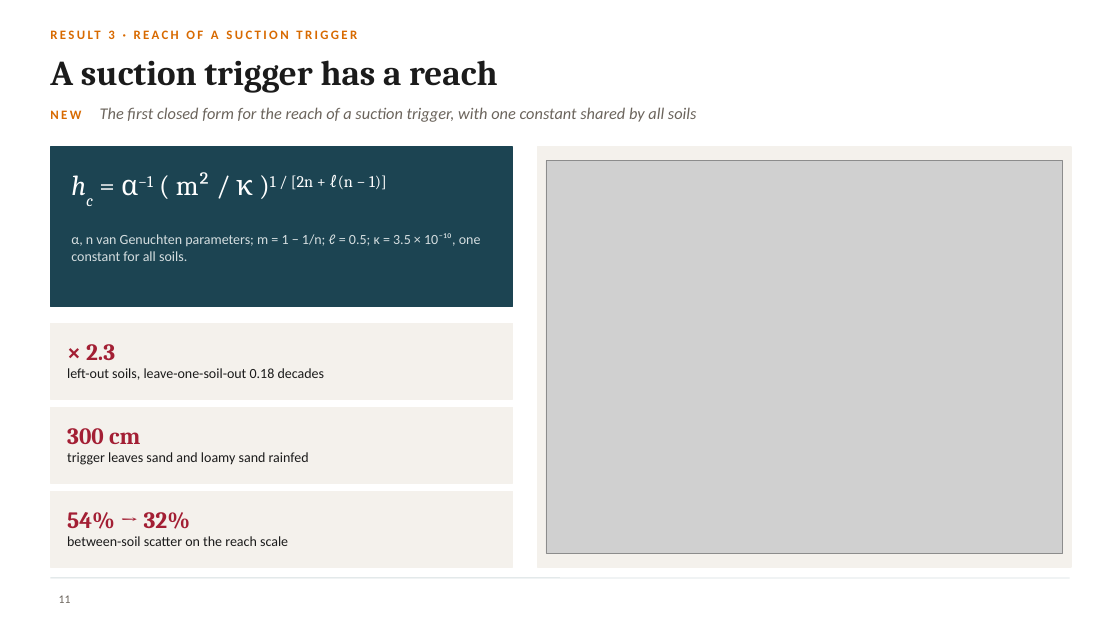
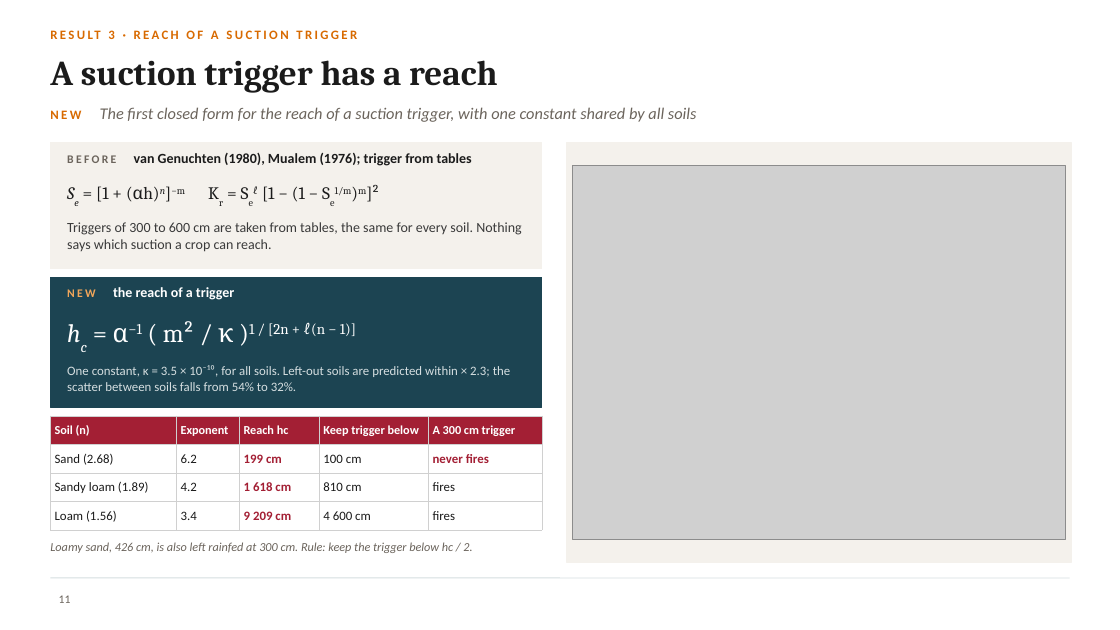
Before and after one commit to halilunaziru73-creator/Coupled-Water-Fluxes-Pore-Scale-Dynamics-Precision-Irrigation-Mulching-Feedback-Loops, a slide deck: slide 11 of Manuscripts/pdf/Supplementary/SWAFL_Presentation.pptx. Drawn at 1120x630 pixels with LibreOffice and Linux fonts; fonts in the diff are those of the drawing; grey boxes stand for pictures; background and template pictures are left out. Boxes give left, top, right and bottom in pixels: in the first picture for what was removed or moved away, otherwise in the second. Text is boxed around its words. In the diff, an @@ line names an element or a change of style, - is before the commit and + after.

Commit message:
Presentation: reach slide shows the established equations, the new closed form and three soils

```diff
--- a/Manuscripts/pdf/Supplementary/SWAFL_Presentation.pptx
+++ b/Manuscripts/pdf/Supplementary/SWAFL_Presentation.pptx
@@ rectangle resized from (x1=50, y1=147, x2=513, y2=307) to (x1=50, y1=143, x2=542, y2=269) @@
@@ rectangle at (x1=50, y1=143, x2=542, y2=269): fill #1C4452 to #F4F1EC; outline #1C4452 1 pt to #F4F1EC 1 pt @@
@@ rectangle resized from (x1=538, y1=147, x2=1071, y2=567) to (x1=567, y1=143, x2=1071, y2=563) @@
@@ text "Se = [1 + (αh)n]−m ..." at (x1=96, y1=185, x2=379, y2=206): vertical alignment top to middle @@
@@ text added at (x1=67, y1=153, x2=472, y2=166), 12 pt, text #1B1B1B, bold @@
+BEFORE van Genuchten (1980), Mualem (1976); trigger from tables
@@ picture resized from (x1=546, y1=160, x2=1063, y2=554) to (x1=573, y1=166, x2=1065, y2=540) @@
@@ text at (x1=96, y1=185, x2=379, y2=206): text changed; size 12 to 15 pt; font Calibri to Cambria; text colour #D5DEE0 to #1B1B1B @@
-α, n van Genuchten parameters; m = 1 − 1/n; ℓ = 0.5; κ = 3.5 × 10⁻¹⁰, one constant for all soils.
+Se = [1 + (αh)n]−m Kr = Seℓ [1 − (1 − Se1/m)m]²
@@ text added at (x1=67, y1=222, x2=522, y2=252), 12 pt, text #3A3A3A @@
+Triggers of 300 to 600 cm are taken from tables, the same for every soil. Nothing says which suction a crop can reach.
@@ rectangle resized from (x1=50, y1=323, x2=513, y2=399) to (x1=50, y1=277, x2=542, y2=408) @@
@@ rectangle at (x1=50, y1=277, x2=542, y2=408): fill #F4F1EC to #1C4452; outline #F4F1EC 1 pt to #1C4452 1 pt @@
@@ text at (x1=67, y1=287, x2=234, y2=300): text changed; text colour #1B1B1B to #FFFFFF; bold on @@
-left-out soils, leave-one-soil-out 0.18 decades
+NEW the reach of a trigger
@@ text "hc = α−1 ( m² ..." moved from (x1=121, y1=172, x2=387, y2=196) to (x1=113, y1=321, x2=356, y2=343) @@
@@ text "hc = α−1 ( m² ..." at (x1=113, y1=321, x2=356, y2=343): size 24 to 22 pt @@
@@ text removed at (x1=86, y1=344, x2=115, y2=360) @@
-× 2.3
@@ text at (x1=67, y1=365, x2=510, y2=391): text changed; size 20 to 11 pt; font Cambria to Calibri; text colour #A31F34 to #D5DEE0; bold off @@
-300 cm
+One constant, κ = 3.5 × 10⁻¹⁰, for all soils. Left-out soils are predicted within × 2.3; the scatter between soils falls from 54% to 32%.
@@ text "One constant, κ = 3.5 ..." at (x1=67, y1=365, x2=510, y2=391): vertical alignment middle to top @@
@@ rectangle removed at (x1=50, y1=408, x2=513, y2=483) @@
@@ table added at (x1=50, y1=416, x2=542, y2=526), 4 rows, 5 columns @@
+Soil (n) | Exponent | Reach hc | Keep trigger below | A 300 cm trigger
+Sand (2.68) | 6.2 | 199 cm | 100 cm | never fires
+Sandy loam (1.89) | 4.2 | 1 618 cm | 810 cm | fires
+Loam (1.56) | 3.4 | 9 209 cm | 4 600 cm | fires
@@ text removed at (x1=67, y1=452, x2=309, y2=465) @@
-trigger leaves sand and loamy sand rainfed
@@ rectangle removed at (x1=50, y1=492, x2=513, y2=567) @@
@@ text removed at (x1=67, y1=512, x2=190, y2=529) @@
-54% → 32%
@@ text removed at (x1=67, y1=536, x2=288, y2=546) @@
-between-soil scatter on the reach scale
@@ text added at (x1=50, y1=542, x2=472, y2=553), 10.5 pt, text #6B645C, italic @@
+Loamy sand, 426 cm, is also left rainfed at 300 cm. Rule: keep the trigger below hc / 2.
```
